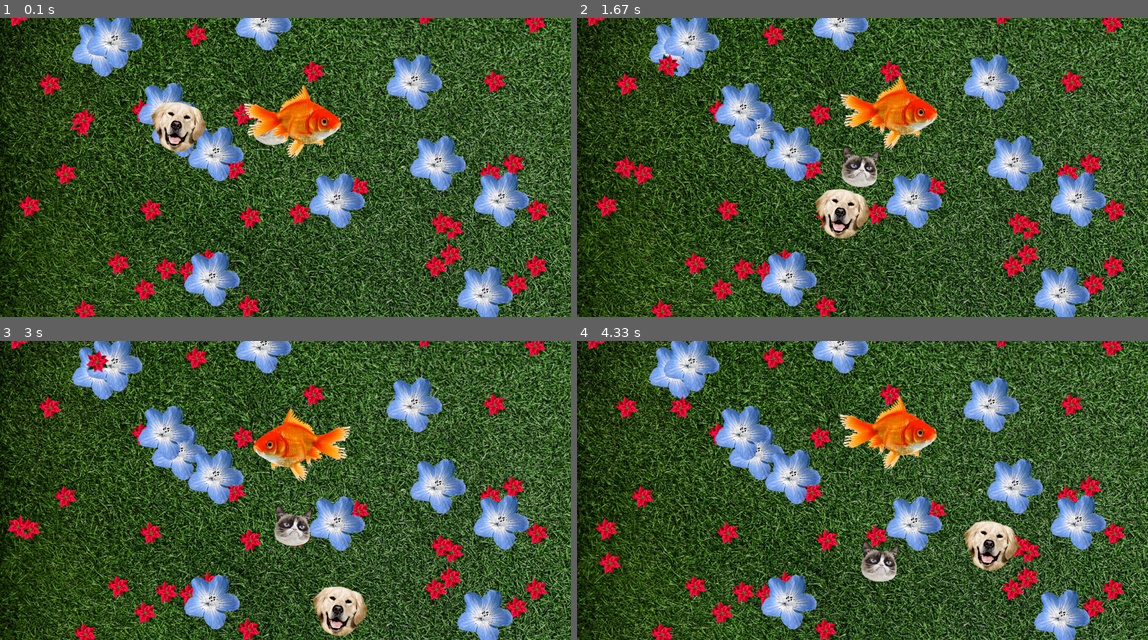
Above: before the commit, frames 1-4 (two rows, left to right).
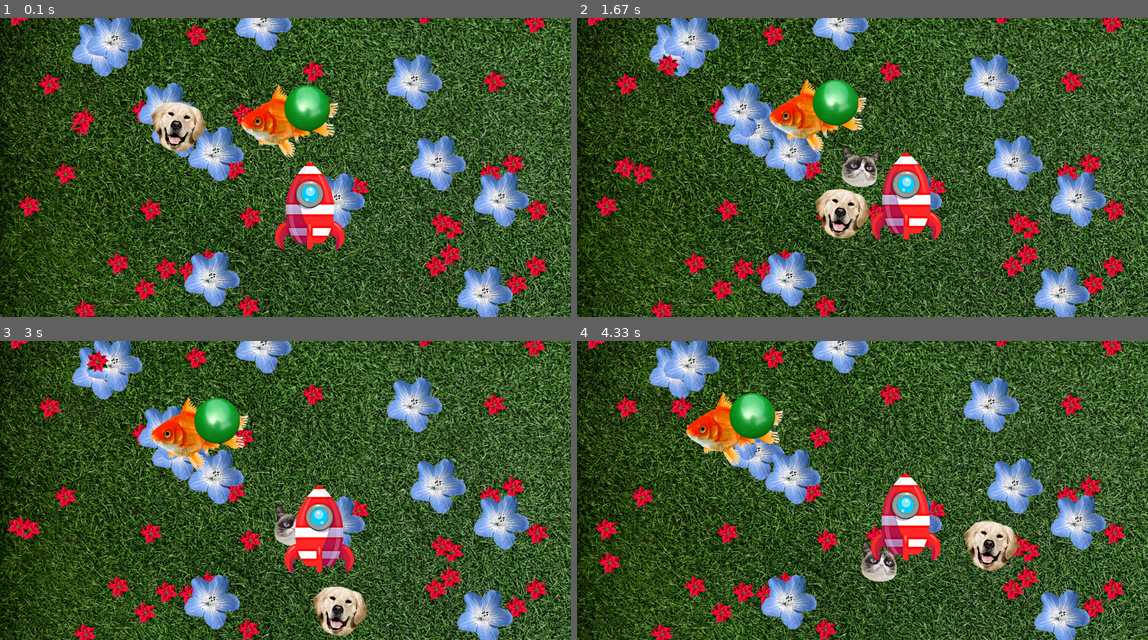
Above: after the commit, the same moments.

Repository: jimmygizmo/pygamefun
Game: pygame game, started from game/main.py
Two runs of this game, one before a commit and one after it. Both use one fixed random seed, a clock stepped at 60 frames per second and the inputs below.
Inputs:
- Up to frame 1 (0.1 s): no input
- Up to frame 2 (1.67 s): tap Space at 0.33 s; hold Right 0.67-1.13 s; hold Up 1.17-1.47 s; hold Right from 1.5 s (still down)
- Up to frame 3 (3 s): release Right at 1.97 s; hold Left 2-2.53 s; hold Down 2.57-2.87 s; hold Left from 2.9 s (still down)
- Up to frame 4 (4.33 s): release Left at 3.3 s; hold Up 3.33-3.7 s; hold Right from 3.73 s (still down)

The runs differ from the first frame. In frame 1, 4.7% of the frame differs, in the area x 42-61%, y 22-78%; in frame 2, 6.1%; in frame 3, 6.4%; in frame 4, 6.4%, in the area x 19-64%, y 16-74%.

Commit message:
added spaceship image for the player and re-added goldfish as a fifth NPC. added new Weapon/projectile class for the missiles etc fired by the player. this class is a clone of player by currently has controls and timer disabled as placeholders. custom weapon behavior will involve timers and initally a custom motion that is not controllable. later weapons might be steerable etc. It is really a projectile class but I prefer the word Weapon as its shorter and simpler and covers possibilities for more dynamic projectiles that might be more like soldier robots or attack drones, so at that point Weapon is a good name for this class. added new all_weapons (all projectiles) sprite group too.

Diff:
--- a/game/main.py
+++ b/game/main.py
@@ -18,6 +18,7 @@
 ASSET_PATH = 'assets'  # Relative path with no trailing slash.
 DEBUG = False
 ACID_MODE = False  # Suppress background re-painting. This makes objects leave psychedelic trails for a fun effect.
+LASER_COOLDOWN_DURATION = 100  # Milliseconds - minimum time between laser firing
 
 # List of tuples of the phase name and the phase duration in frames/iterations. collections.deque.popleft() is said
 # to be efficient at popping from the left side of a list. I'm just giving it a try. There are many ways to rotate a list.
@@ -55,23 +56,65 @@
 # PLAYER DATA - Initial state for a single player (usually) or possibly multiple players.
 player_specs: list[PlayerSpec] = [
     {
-        'name': 'fishy',
+        'name': 'buck',
         'instance_id': -1,
-        'img':  'goldfish-280x220.png',
+        'img':  'rocket-200x252.png',
         'flip': False,
-        'w': 280,
-        'h': 220,
-        'color': 'darkgoldenrod1',
-        'x': 840.0,
-        'y': 300.0,
+        'w': 200,
+        'h': 252,
+        'color': 'aqua',
+        'x': 890.0,
+        'y': 540.0,
         'd': pygame.math.Vector2((-0.994, -0.114)),  # placeholder instance (mypy)
         's': 80.0,
         'p': 90.0,
         'r': 100.0,
         'c': 700.0,
-        'f': 2850.0,
+        'f': 1650.0,
     },
 ]  # player_specs: list[PlayerSpec]
+
+
+WeaponSpec = TypedDict('WeaponSpec',
+    {
+        'name': str,  # Weapon/projectile short name
+        'instance_id' : int,  # 0-based Int serial number unique to each instance of Weapon created. -1 means no instance created for this spec yet. (Jumping through MyPy hoops. Can't use None.) We are transitioning to OOP. This will all change.
+        'img': str,  # Filename of PNG (with transparency)
+        'flip': bool,  # If True, image will be flipped horizontally at the time of loading
+        'w': int,  # PNG pixel width
+        'h': int,  # PNG pixel height
+        'color': str,  # Debug mode color of rectangle
+        'x': float,  # Initial position X value
+        'y': float,  # Initial position Y value
+        'd': pygame.math.Vector2,  # Direction
+        's': float,  # Initial/default speed
+        'p': float,  # Enviro: Peace (speed)
+        'r': float,  # Enviro: Rogue (speed)
+        'c': float,  # Enviro: Chaos (speed)
+        'f': float,  # Enviro: Frozen (speed)
+    }
+)  # WeaponSpec
+
+# WEAPON/PROJECTILE DATA - Initial state for a weapon/projectile
+weapon_specs: list[WeaponSpec] = [
+    {
+        'name': 'orb',
+        'instance_id': -1,
+        'img':  'green-ball-140x140.png',
+        'flip': False,
+        'w': 140,
+        'h': 140,
+        'color': 'green3',
+        'x': 890.0,
+        'y': 260.0,
+        'd': pygame.math.Vector2((-0.994, -0.114)),  # placeholder instance (mypy)
+        's': 80.0,
+        'p': 90.0,
+        'r': 100.0,
+        'c': 700.0,
+        'f': 1650.0,
+    },
+]  # weapon_specs: list[WeaponSpec]
 
 
 NpcSpec = TypedDict('NpcSpec',
@@ -163,6 +206,23 @@
        'r': 50.0,
        'c': 2170.0,
        'f': 40.0,
+    },
+    {
+        'name': 'fishy',
+        'instance_id': -1,
+        'img':  'goldfish-280x220.png',
+        'flip': False,
+        'w': 280,
+        'h': 220,
+        'color': 'darkgoldenrod1',
+        'x': 840.0,
+        'y': 300.0,
+        'd': pygame.math.Vector2((-0.994, -0.114)),  # placeholder instance (mypy)
+        's': 80.0,
+        'p': 90.0,
+        'r': 100.0,
+        'c': 700.0,
+        'f': 2850.0,
     },
 ]  # npc_specs: list[NpcSpec]
 
@@ -318,8 +378,14 @@
                  ):
         self.can_shoot: bool = True
         self.laser_shoot_time: int = 0
-        self.cooldown_duration: int = 700  # milliseconds
+        self.cooldown_duration: int = LASER_COOLDOWN_DURATION  # milliseconds
         super().__init__(groups, spec, x, y, direction, speed)  # super.update() could be done first before setting all the self.* but for now I have them last.
+
+    def laser_timer(self):
+        if not self.can_shoot:
+            current_time = pygame.time.get_ticks()  # Milliseconds since pygame.init() was called.
+            if current_time - self.laser_shoot_time >= self.cooldown_duration:
+                self.can_shoot = True
 
     def update(self, delta_time: float, ephase_name: str):
         enviro_influence(self, ephase_name)
@@ -332,11 +398,58 @@
 
         self.dir = self.dir.normalize() if self.dir else self.dir
 
-        if recent_keys[pygame.K_SPACE]:
+        if recent_keys[pygame.K_SPACE] and self.can_shoot:
             print('fire laser')
+            self.can_shoot = False
+            self.laser_shoot_time = pygame.time.get_ticks()
+
+        self.laser_timer()
 
         # NOTE: WE UPDATE BASED ON INPUT --BEFORE-- WE CHECK FOR WALL COLLISION/BOUNCING (in super/Entity).
         # TODO: Is this the order of processing we want? Is it the same as legacy? I think yes and yes, but CONFIRM!
+        super().update(delta_time, ephase_name)
+
+
+class Weapon(Entity):
+    def __init__(self,
+                 groups,
+                 spec: PlayerSpec,
+                 x: float,
+                 y: float,
+                 direction: pygame.math.Vector2,
+                 speed: float,
+                 ):
+        # self.can_shoot: bool = True
+        # self.laser_shoot_time: int = 0
+        # self.cooldown_duration: int = LASER_COOLDOWN_DURATION  # milliseconds
+        super().__init__(groups, spec, x, y, direction, speed)  # super.update() could be done first before setting all the self.* but for now I have them last.
+
+    # TODO: WEAPON/PROJECTILE BEHAVIORS TBD
+    # def weapon_timer(self):
+    #     if not self.can_shoot:
+    #         current_time = pygame.time.get_ticks()  # Milliseconds since pygame.init() was called.
+    #         if current_time - self.laser_shoot_time >= self.cooldown_duration:
+    #             self.can_shoot = True
+
+    def update(self, delta_time: float, ephase_name: str):
+        enviro_influence(self, ephase_name)
+
+        # TODO: WEAPON/PROJECTILE BEHAVIORS TBD
+        # keys = pygame.key.get_pressed()
+        # recent_keys = pygame.key.get_just_pressed()
+        #
+        # self.dir.x = int(keys[pygame.K_RIGHT]) - int(keys[pygame.K_LEFT])
+        # self.dir.y = int(keys[pygame.K_DOWN]) - int(keys[pygame.K_UP])
+        #
+        # self.dir = self.dir.normalize() if self.dir else self.dir
+        #
+        # if recent_keys[pygame.K_SPACE] and self.can_shoot:
+        #     print('fire laser')
+        #     self.can_shoot = False
+        #     self.laser_shoot_time = pygame.time.get_ticks()
+        #
+        # self.laser_timer()
+
         super().update(delta_time, ephase_name)
 
 
@@ -407,6 +520,7 @@
 
 all_sprites: pygame.sprite.Group = pygame.sprite.Group()
 all_players: pygame.sprite.Group = pygame.sprite.Group()
+all_weapons: pygame.sprite.Group = pygame.sprite.Group()
 all_npcs: pygame.sprite.Group = pygame.sprite.Group()
 all_props: pygame.sprite.Group = pygame.sprite.Group()
 
@@ -457,6 +571,20 @@
                              )  # PyCharm FALSE WARNING HERE (AbstractGroup)
     players.append(player)  # Although considered for removal in lieu of sprite groups, I see reasons to keep such lists.
 
+# INSTANITATE WEAPONS/PROJECTILES - TEMPORARY/EXPERIMENTAL - THIS WILL CHANGE TO 'FIRING' (DYNAMIC INSTANTIATION)
+weapons: list[Weapon] = []
+for i, weapon_spec in enumerate(weapon_specs):
+    weapon_spec['instance_id'] = i
+    imgpath = os.path.join(ASSET_PATH, weapon_spec['img'])
+    weapon: Weapon = Weapon( groups=[all_sprites, all_weapons],
+                             spec=weapon_spec,
+                             x=weapon_spec['x'],
+                             y=weapon_spec['y'],
+                             direction=weapon_spec['d'],
+                             speed=weapon_spec['s'],
+                             )  # PyCharm FALSE WARNING HERE (AbstractGroup)
+    weapons.append(weapon)  # Although considered for removal in lieu of sprite groups, I see reasons to keep such lists.
+
 # INSTANITATE NPCs
 npcs: list[Npc] = []
 for i, npc_spec in enumerate(npc_specs):
@@ -506,7 +634,7 @@
 pygame.time.set_timer(tumbleweed_event, 4500)
 
 
-#   * * * * * *    MAIN LOOP    * * * * * *
+#   * * * * * * *    MAIN LOOP    * * * * * * *
 while running:
     g_delta_time = clock.tick(TICKRATE) / 1000  # Seconds elapsed for a single frame (e.g. - 60 Frm/sec = 0.017 sec/Frm)
 
@@ -542,6 +670,7 @@
     #   ^ ^ ^ ^ ^ ^    MAIN UPDATE ACTIONS    ^ ^ ^ ^ ^ ^
     all_props.update(g_delta_time, g_ephase_name)
     all_npcs.update(g_delta_time, g_ephase_name)
+    all_weapons.update(g_delta_time, g_ephase_name)
     all_players.update(g_delta_time, g_ephase_name)
 
     # REDRAW THE BACKGROUND
@@ -551,11 +680,12 @@
     #   | | | | | |    MAIN DRAWING ACTIONS    | | | | | |
     all_props.draw(display_surface)
     all_npcs.draw(display_surface)
+    all_weapons.draw(display_surface)
     all_players.draw(display_surface)
 
     pygame.display.flip()  # Similar to update but not entire screen. TODO: Clarify
 
-    # ______________________________________________    END MAIN LOOP    _______________________________________________
+#   * _ * _ * _ *    END MAIN LOOP    * _ * _ * _ *
 
 
 pygame.quit()
Binary file added: game/assets/green-ball-140x140.png
Binary file added: game/assets/rocket-200x252.png
